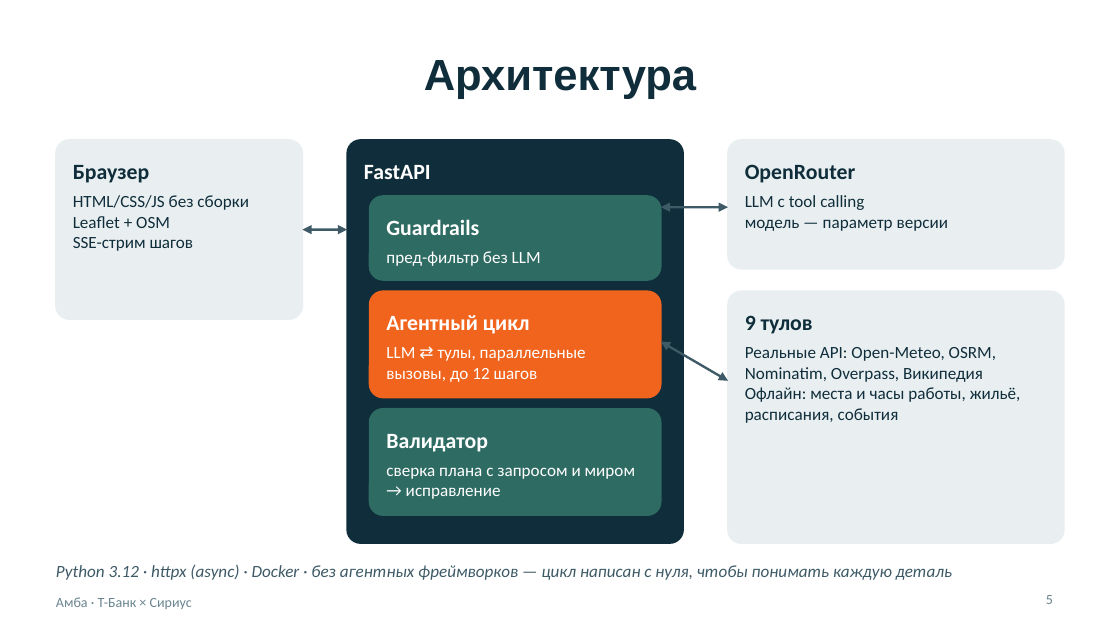
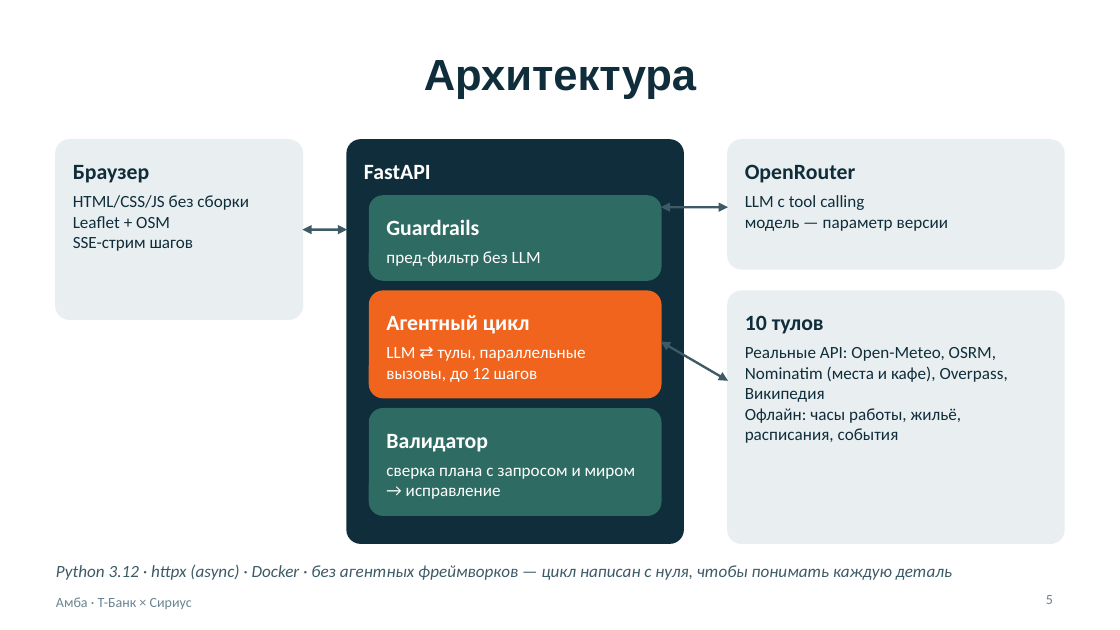
Before and after one commit to BessolitsinGleb/AI-ta, a slide deck: slide 5 of presentation/Amba_Travel_AI.pptx. Drawn at 1120x630 pixels with LibreOffice and Linux fonts; fonts in the diff are those of the drawing. Boxes give left, top, right and bottom in pixels: in the first picture for what was removed or moved away, otherwise in the second. Text is boxed around its words. In the diff, an @@ line names an element or a change of style, - is before the commit and + after.

```diff
--- a/presentation/Amba_Travel_AI.pptx
+++ b/presentation/Amba_Travel_AI.pptx
@@ text at <box>745,315,824,334</box>: text changed @@
-9 тулов
+10 тулов
@@ text at <box>745,347,1008,443</box>: text changed @@
-Реальные API: Open-Meteo, OSRM, Nominatim, Overpass, Википедия
-Офлайн: места и часы работы, жильё, расписания, события
+Реальные API: Open-Meteo, OSRM, Nominatim (места и кафе), Overpass, Википедия
+Офлайн: часы работы, жильё, расписания, события
```
Also in this commit, not shown: 2 other slides changed, 36 other files.
